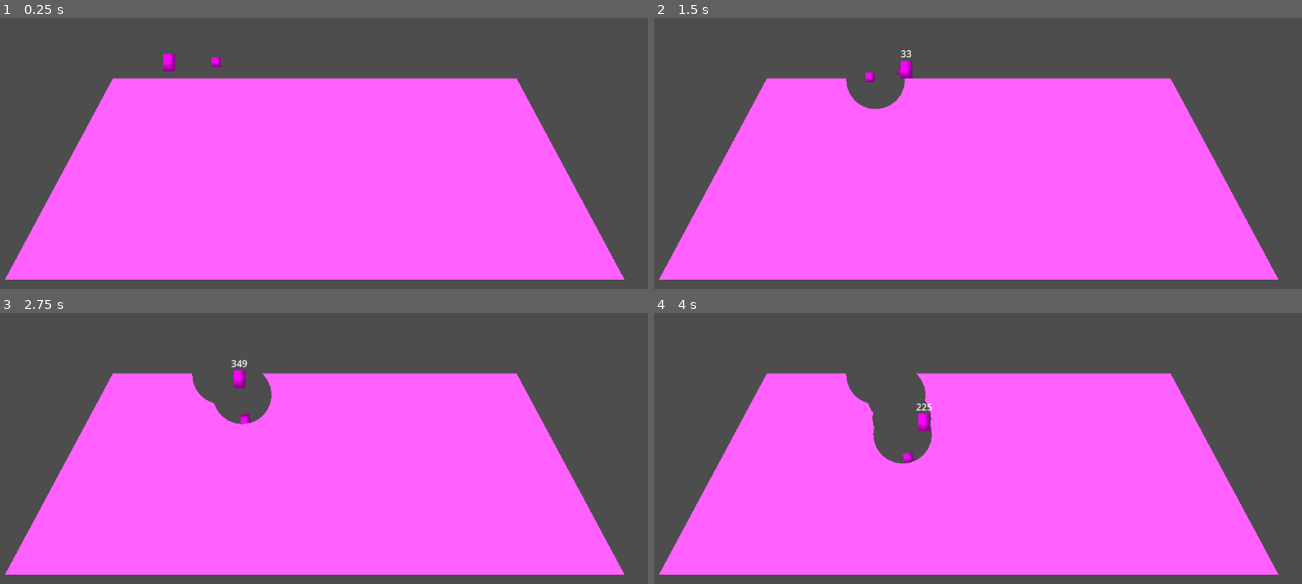
Above: before the commit, frames 1-4 (two rows, left to right).
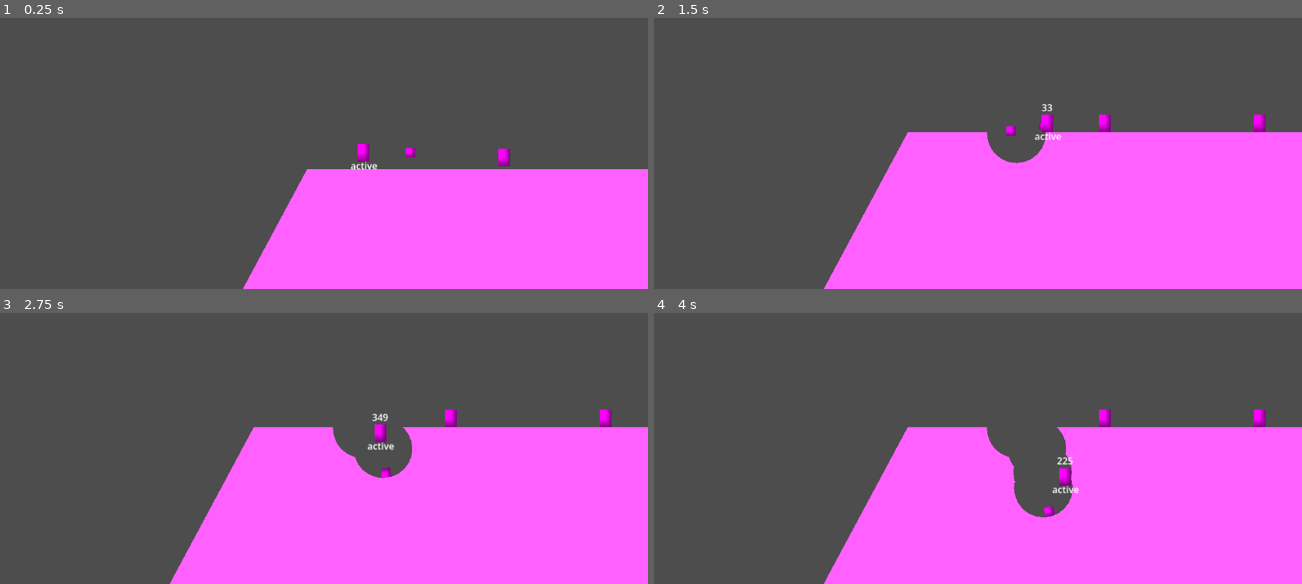
Above: after the commit, the same moments.

Repository: fredchien3/20-game-challenge
Game: Godot game, scene res://main/main.tscn
Same seed, same stepped clock (60 frames per second), same inputs: the game is played once before the commit and once after it.
Inputs (mouse positions are in pixels of both pictures, inside the frame that each line leads up to):
- Up to frame 1 (0.25 s): no input
- Up to frame 2 (1.5 s): tap Enter (ui_accept) at 0.5, 0.77 s; move the mouse to (1114, 80) at 0.52 s; press the mouse at (1114, 80) at 0.53 s; hold D (move_right) from 0.53 s (still down); move the mouse to (828, 118) at 1.27 s; release the mouse at (828, 118) at 1.28 s; click (828, 118) at 1.35 s
- Up to frame 3 (2.75 s): tap Enter (ui_accept) at 1.52 s; move the mouse to (outside the picture) at 2.02 s; release D (move_right) at 2.03 s; press the mouse at (outside the picture) at 2.03 s; hold A (move_left) from 2.03 s (still down); tap I at 2.1 s
- Up to frame 4 (4 s): move the mouse to (932, 470) at 2.77 s; release A (move_left) at 2.78 s; release the mouse at (932, 470) at 2.78 s; hold D (move_right) from 2.78 s (still down); click (932, 470) at 2.85 s; tap Enter (ui_accept) at 3.02, 3.77 s; move the mouse to (1165, 451) at 3.52 s; press the mouse at (1165, 451) at 3.53 s

The runs differ from the first frame. In frame 1, 45% of the frame differs, in the area x 0-100%, y 13-100%; in frame 2, 36%; in frame 3, 36%; in frame 4, 37%.

Commit message:
Add ability to cycle through multiple worms

Diff:
--- a/7--worms/main/main.gd
+++ b/7--worms/main/main.gd
@@ -1,3 +1,39 @@
 extends Node2D
 
 @export var terrain: StaticBody2D
+@export var camera: Camera2D
+
+var active_worm: CharacterBody2D
+var active_worm_index := 0
+var worms: Array[Node]
+
+
+func _ready() -> void:
+	worms = get_tree().get_nodes_in_group("worms")
+	worms.sort_custom(left_to_right)
+
+	active_worm = worms[active_worm_index]
+	active_worm.active = true
+	camera.global_position = active_worm.global_position
+
+
+func _input(event: InputEvent) -> void:
+	if event.is_action_pressed("debug_p"):
+		cycle_active_worm()
+
+
+func cycle_active_worm():
+	active_worm.active = false
+	active_worm_index += 1
+
+	if active_worm_index >= len(worms):
+		active_worm_index = 0
+
+	active_worm = worms[active_worm_index]
+	active_worm.active = true
+	camera.global_position = active_worm.global_position
+
+
+func left_to_right(a, b):
+	if a.global_position < b.global_position:
+		return true
--- a/7--worms/main/main.tscn
+++ b/7--worms/main/main.tscn
@@ -9,9 +9,10 @@
 [sub_resource type="RectangleShape2D" id="RectangleShape2D_xwkvk"]
 size = Vector2(16, 16)
 
-[node name="Main" type="Node2D" unique_id=422347337 node_paths=PackedStringArray("terrain")]
+[node name="Main" type="Node2D" unique_id=422347337 node_paths=PackedStringArray("terrain", "camera")]
 script = ExtResource("1_53q0u")
 terrain = NodePath("Terrain")
+camera = NodePath("Camera2D")
 
 [node name="Terrain" type="StaticBody2D" parent="." unique_id=68683989 node_paths=PackedStringArray("collision", "terrain")]
 collision_mask = 0
@@ -39,3 +40,14 @@
 
 [node name="Worm" parent="." unique_id=774521155 instance=ExtResource("4_c651c")]
 position = Vector2(336, 232)
+
+[node name="Worm2" parent="." unique_id=1631304650 instance=ExtResource("4_c651c")]
+position = Vector2(576, 240)
+
+[node name="Worm3" parent="." unique_id=1469169931 instance=ExtResource("4_c651c")]
+position = Vector2(840, 232)
+
+[node name="Camera2D" type="Camera2D" parent="." unique_id=114689593]
+position_smoothing_enabled = true
+
+[node name="UI" type="CanvasLayer" parent="." unique_id=1764160728]
--- a/7--worms/project.godot
+++ b/7--worms/project.godot
@@ -55,6 +55,11 @@
 "events": [Object(InputEventMouseButton,"resource_local_to_scene":false,"resource_name":"","device":-1,"window_id":0,"a …(253 unchanged characters)…
 ]
 }
+debug_p={
+"deadzone": 0.2,
+"events": [Object(InputEventKey,"resource_local_to_scene":false,"resource_name":"","device":-1,"window_id":0,"alt_pressed":false,"shift_pressed":false,"ctrl_pressed":false,"meta_pressed":false,"pressed":false,"keycode":0,"physical_keycode":80,"key_label":0,"unicode":112,"location":0,"echo":false,"script":null)
+]
+}
 
 [layer_names]
 
--- a/7--worms/worm/worm.gd
+++ b/7--worms/worm/worm.gd
@@ -14,20 +14,29 @@
 @export var GrenadeScene: PackedScene
 @export var BazookaScene: PackedScene
 
+## Whether it is this worm's turn to move and shoot
+var active = false
+
 @onready var power := 0.0
 
 
 func _physics_process(delta: float) -> void:
-	handle_movement(delta)
-	handle_input(delta)
+	if not is_on_floor():
+		velocity += get_gravity() * delta
 
-	# debug
-	if power > 0:
-		$DebugLabel.text = str(int(power))
+	if active:
+		handle_movement_input()
+		handle_weapon_input(delta)
+
+	move_and_slide()
+	handle_debug()
 
 
 # Event-based input handling
 func _input(event: InputEvent) -> void:
+	if not active:
+		return
+
 	if event is InputEventMouseButton and not event.is_pressed():
 		# To find a vector pointing from A to B, use B - A.
 		var a = position
@@ -38,10 +47,18 @@
 		power = 0
 
 
-func handle_movement(delta: float) -> void:
-	if not is_on_floor():
-		velocity += get_gravity() * delta
+func handle_debug():
+	# debug
+	if power > 0:
+		$DebugPower.text = str(int(power))
 
+	if active:
+		$DebugActive.visible = true
+	else:
+		$DebugActive.visible = false
+
+
+func handle_movement_input() -> void:
 	if Input.is_action_just_pressed("ui_accept") and is_on_floor():
 		velocity.y = JUMP_VELOCITY
 
@@ -53,11 +70,8 @@
 	else:
 		velocity.x = move_toward(velocity.x, 0, SPEED)
 
-	move_and_slide()
 
-
-# Polling-based input handling
-func handle_input(delta: float) -> void:
+func handle_weapon_input(delta: float) -> void:
 	# Charge up weapon power
 	if Input.is_action_pressed("shoot"):
 		if power < max_power:
--- a/7--worms/worm/worm.tscn
+++ b/7--worms/worm/worm.tscn
@@ -24,9 +24,16 @@
 [node name="CollisionShape2D" type="CollisionShape2D" parent="." unique_id=2094025430]
 shape = SubResource("CapsuleShape2D_wm2cs")
 
-[node name="DebugLabel" type="Label" parent="." unique_id=306341189]
+[node name="DebugPower" type="Label" parent="." unique_id=306341189]
 offset_left = -20.0
 offset_top = -39.0
 offset_right = 20.0
 offset_bottom = -16.0
 horizontal_alignment = 1
+
+[node name="DebugActive" type="Label" parent="." unique_id=1653785646]
+offset_left = -22.0
+offset_top = 10.0
+offset_right = 24.0
+offset_bottom = 33.0
+text = "active"
